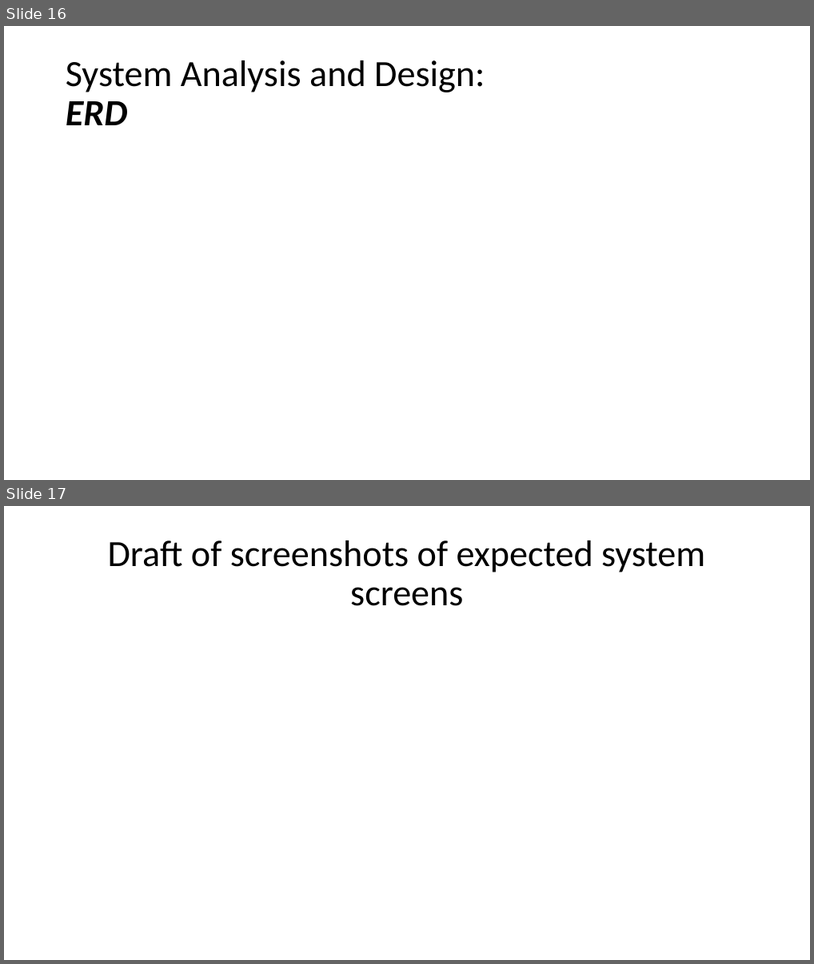
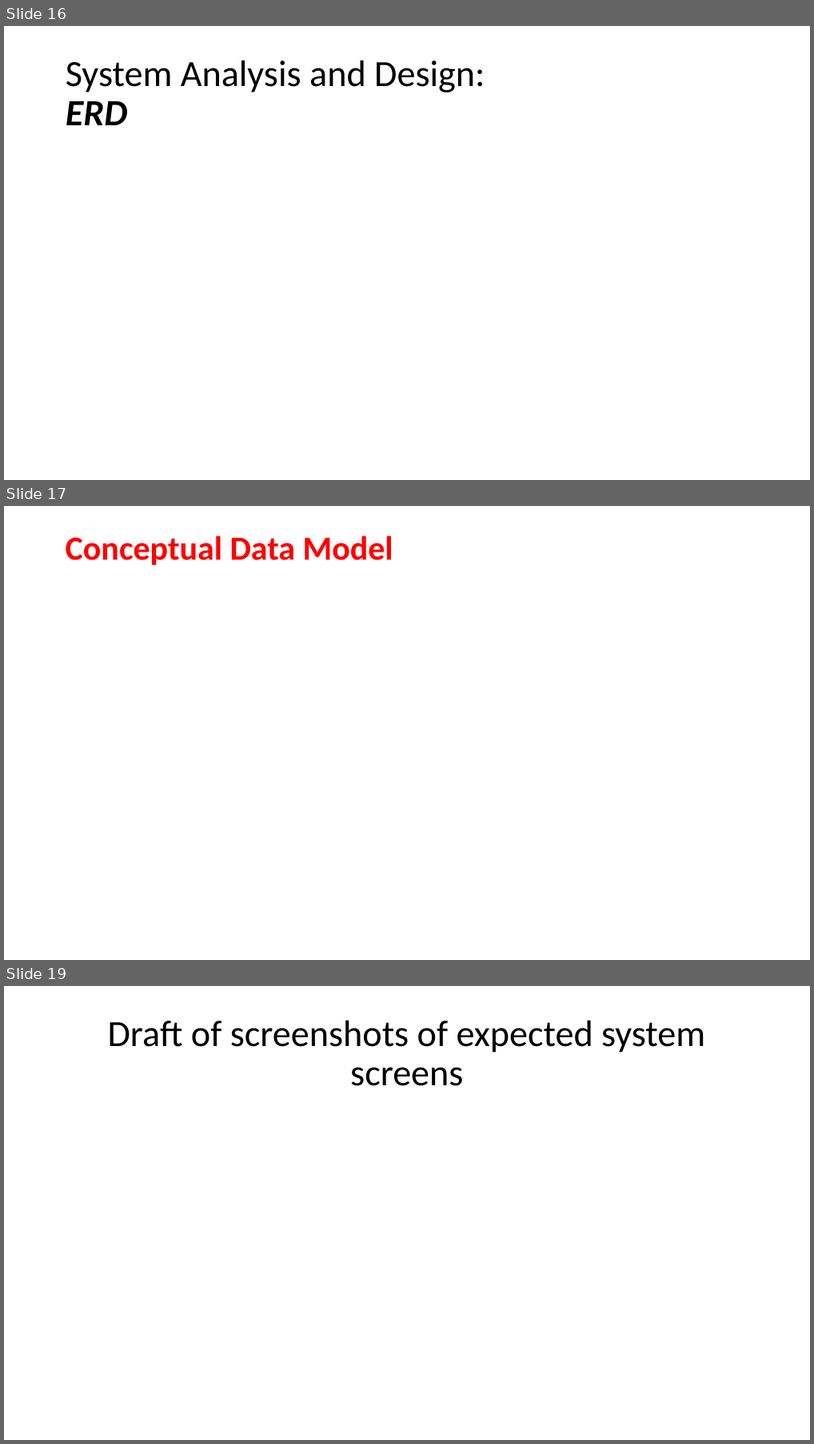
Before and after one commit to FCI-E-campus/fci-e-campus-docs, a slide deck: Mid-year document & presentation/FCI-CU-GP-Midyear-Presentation.pptx. Shown one above the other, each under a label of ours: slides 16 and 17 before the commit, slides 16, 17 and 19 after it; the slides between them are not shown. The pictures are 814x964 and 814x1444 pixels, drawn with LibreOffice and Linux fonts; fonts in the diff are those of the drawing; background and template pictures are left out. Boxes give left, top, right and bottom in pixels: in the first picture for what was removed or moved away, otherwise in the second. Text is boxed around its words. In the diff, an @@ line names an element or a change of style, - is before the commit and + after.

```diff
--- a/Mid-year document & presentation/FCI-CU-GP-Midyear-Presentation.pptx
+++ b/Mid-year document & presentation/FCI-CU-GP-Midyear-Presentation.pptx
@@ slide 17 added at <box>4,506,810,960</box>, background picture (left out) @@
@@ text added at <box>66,536,394,565</box>, 40 pt, text #FF0000, bold @@
+Conceptual Data Model
@@ what was slide 17 is now slide 19 @@
```
Also in this commit, not shown: 1 slide changed, 1 other slide added, 11 other files.
